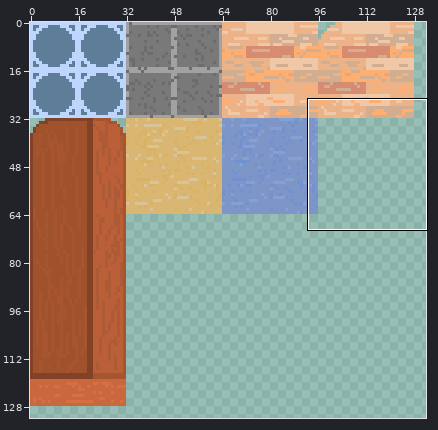
File history of a sprite sheet, chaosdorftiles.png. The picture above shows the old version from afar; the outline marks the close-up.
Close-up. Before:
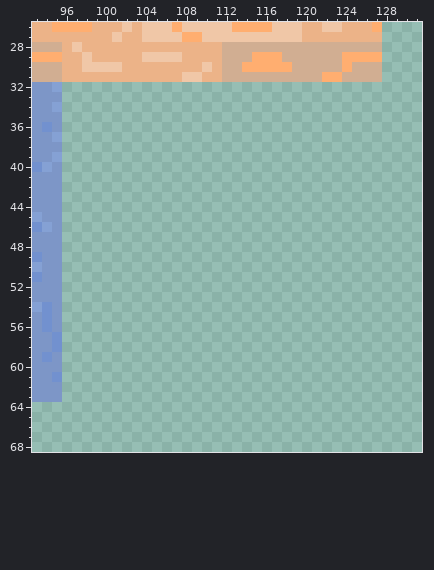
The file is 320x320 pixels. Colours within 5 levels of each other are drawn and written as one. Shown: x 93..131, y 26..68. The wide view leaves out empty margins.
The result:
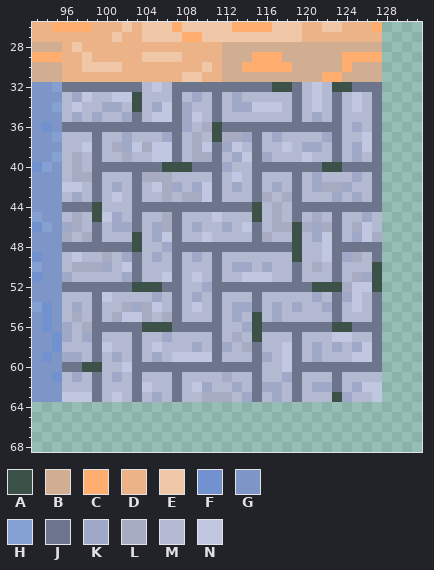
Palette (. is transparent): A #3c5249  B #d1ae92  C #ffae70  D #ecb388  E #f0c7a7  F #7291cf  G #7d96c7  H #85a1d4  J #6d758d  K #9fa8c7  L #a7acc2  M #b3b9d1  N #c1c7e0
Diff:
@@ x 93..131 @@
 31 BBBDDDDDDDDDDDDEEDDBBBBBBBBBBCCBBBB....
-32 GGH....................................
-33 GGG....................................
-34 GGH....................................
-35 GGG....................................
-36 GFG....................................
-37 GGH....................................
-38 GGG....................................
-39 GGH....................................
-40 FHG....................................
-41 GGG....................................
-42 GGG....................................
-43 GGG....................................
-44 GGG....................................
-45 HGG....................................
-46 FHG....................................
-47 GGG....................................
-48 GGG....................................
-49 FGG....................................
-50 HGG....................................
-51 FGG....................................
-52 GGG....................................
-53 GGG....................................
-54 HFG....................................
-55 GFG....................................
-56 GFG....................................
-57 GGF....................................
-58 GGF....................................
-59 GFG....................................
-60 GGG....................................
-61 GGF....................................
-62 GGG....................................
-63 GGG....................................
+32 GGHJJJJJJJJMNMJJJJJJJJJJAAJMNMAAJJJ....
+33 GGGMKNMMNNAMMMJMKMJMKMMMMMJMNMJMNMJ....
+34 GGHMNMMKKMAMKNJKMMJMKKNNNMJMNMJMNMJ....
+35 GGGMKMKMMKJMNNJKNMJMMMMMMMJMKMJMMMJ....
+36 GFGJJJJJJJJJJJJKMLAJJJJJJJJJJJJMKMJ....
+37 GGHMMMJMMKMMMKJMLMALLKJMKMMMMKJMMNJ....
+38 GGGMMNJMLKNLNNJMLNJKNMJMMNMKKMJMKNJ....
+39 GGHMLMJMMLMMNNJMLLJMKNJKMMMNMMJMKMJ....
+40 FHGMLMJJJJJJJAAAJJJKMMJJJJJJJAAJJJJ....
+41 GGGMLLJMMMJLLLMMMMJMNMJMMMJMKMMMKMJ....
+42 GGGNNMJMKMJMNLKMKNJMKMJMKMJMKLLKMMJ....
+43 GGGMKMJMNMJMMLMLLNJMMMJLMLJMMMKMKMJ....
+44 GGGJJJAMMMJJJJJJJJJJJJAMLMJJJJJJJJJ....
+45 HGGMLMANKMJMMLJMMMNMMMAMLMJMLMJMMKM....
+46 FHGKLMJMKKJMKLJMKMMKMNJMLLALKLJMLNM....
+47 GGGLMLJMMMAMKNJMMNMMMMJLMMAMKNJMKNL....
+48 GGGJJJJJJJAMMKJJJJJJJJJJJJAMMNJJJJJ....
+49 FGGMNMMLMKJMKMJMKMJMMMMMMMAMMNJKLMJ....
+50 HGGMLLLKMNJMMMJMMMJMKKMKMMJMLMJMMMA....
+51 FGGKMMMMMKJMMNJMNMJMMNNNMMJMMMJMLKA....
+52 GGGJJJJJJJAAAJJMMKJJJJJJJJJJAAALNNA....
+53 GGGMMMJNMMMMKMJMKMJMMMJMMMMMKMJKNMJ....
+54 HFGMKMJMMLKLNMJMNMJMKKJMKMKMMKJMNMJ....
+55 GFGMLMJMLNNLMLJMMMJMKMAMKMMMMMJMMMJ....
+56 GFGKMLJJJJJAAAJJJJJMMKAJJJJJJJAAJJJ....
+57 GGFKMKJMMMJMMKMMMMJMLMAMMMJMMMNNMMJ....
+58 GGFMMMJNMMJMNMMMKMJKMLJMMNJMKMKMKNJ....
+59 GFGKKMJMKMJMKMNNNNJMMMJKMNJMKMMMNNJ....
+60 GGGJJAAMMNJJJJJJJJJJJJJMMNJJJJJJJJJ....
+61 GGFMKMJMKMJMMMJMMMMLMMJMMKJMMMJMMMM....
+62 GGGMMMJMMMJNMMJMNKMMKMJKKMJMKKJMKNN....
+63 GGGNNNJMNMJMKMJMMLLLMKJMKMJMMMAKMMN....
 64 .......................................
Pixel boxes of the changes (left, top, right, bottom) in both close-ups:
added: (62, 82, 382, 402)
